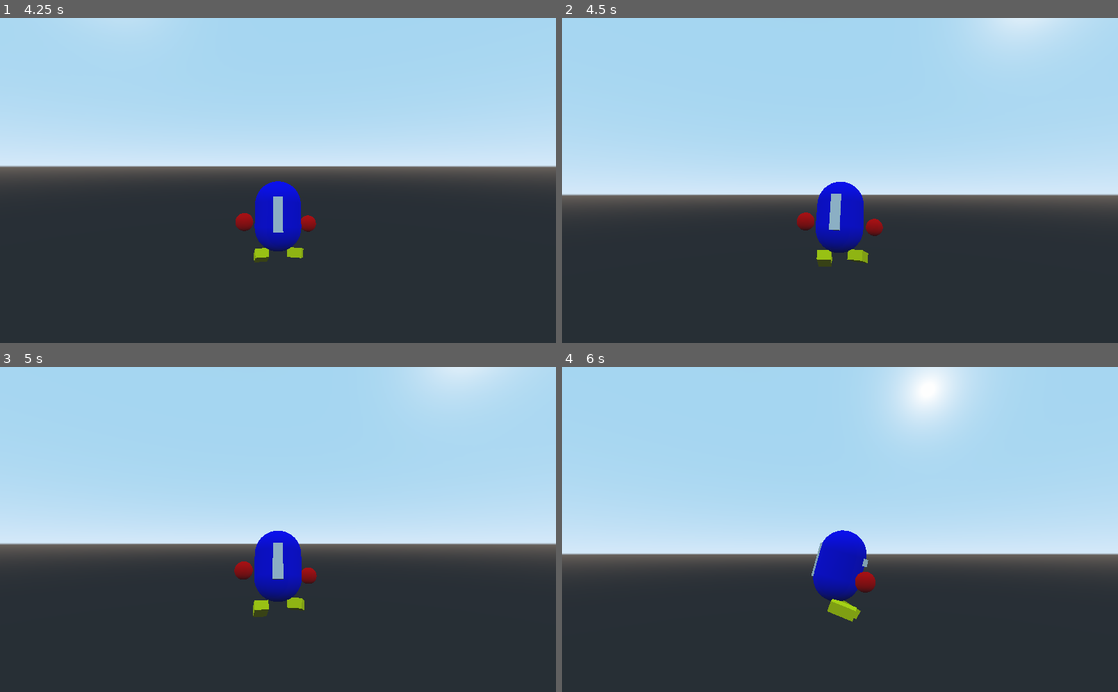
Above: before the commit, frames 1-4 (two rows, left to right).
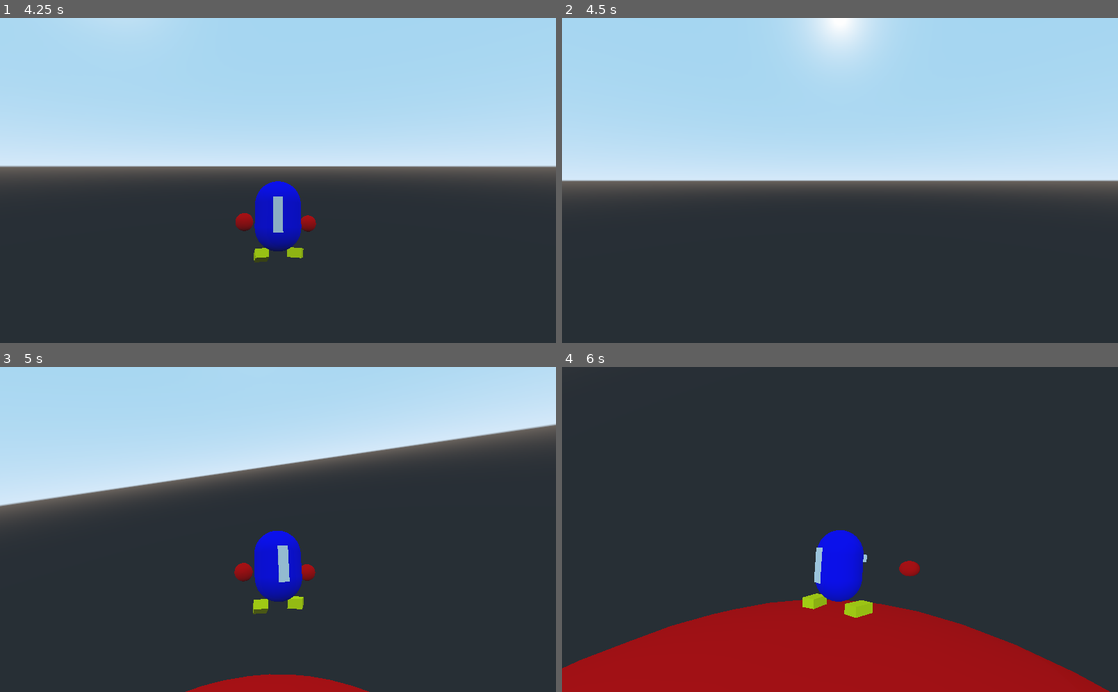
Above: after the commit, the same moments.

Repository: Sacristan/ASStro
Game: Godot game, scene res://scenes/levels/level1.tscn
Two runs of this game, one before a commit and one after it. Both use one fixed random seed, a clock stepped at 60 frames per second and the inputs below.
Inputs (mouse positions are in pixels of both pictures, inside the frame that each line leads up to):
- Up to frame 1 (4.25 s): move the mouse to (305, 180) at 0.52 s; hold W (move_forward) from 0.53 s (still down); right-click (305, 180) at 0.6 s; click (305, 180) at 0.77 s; move the mouse to (250, 180) at 1.27 s; right-click (250, 180) at 1.35 s; click (250, 180) at 1.52 s; move the mouse to (289, 174) at 2.02 s; right-click (289, 174) at 2.1 s; move the mouse to (272, 187) at 2.77 s; right-click (272, 187) at 2.85 s; click (272, 187) at 3.02 s; move the mouse to (316, 183) at 3.52 s; right-click (316, 183) at 3.6 s; click (316, 183) at 3.77 s
- Up to frame 2 (4.5 s): keep holding W (move_forward); move the mouse to (795, 177) at 4.27 s; right-click (795, 177) at 4.35 s
- Up to frame 3 (5 s): keep holding W (move_forward); click (233, 526) at 4.52 s
- Up to frame 4 (6 s): move the mouse to (845, 529) at 5.02 s; right-click (845, 529) at 5.1 s; move the mouse to (817, 523) at 5.77 s; release W (move_forward) at 5.78 s; hold D (move_right) from 5.78 s (still down); right-click (817, 523) at 5.85 s

Frame 1 is identical in both runs. In frame 2, 12% of the frame differs, in the area x 0-100%, y 0-77%; in frame 3, 36%; in frame 4, 82%, in the area x 0-100%, y 0-100%.

Commit message:
retrygame

Diff:
--- a/AstroSomething/src/GameManager.gd
+++ b/AstroSomething/src/GameManager.gd
@@ -2,6 +2,9 @@
 class_name GameManager
 
 onready var aabb = $LevelBounds
+
+signal onGameOver
+var gameOver = false
 
 func _ready():
 	set_physics_process(false)
@@ -9,11 +12,17 @@
 	set_physics_process(true)
 
 func _physics_process(delta):
-	if(!testPlayerBounds()):
-		print("out of bounds")
+	if(!gameOver && !testPlayerBounds()):
+		gameOver = true
+		emit_signal("onGameOver")
+		yield(Global.wait(1), "timeout")
+		retryGame()
 
 func testPlayerBounds():
 	var playerBounds = AABB(Global.player.global_transform.origin, Vector3.ONE)
 	var intersects: bool = aabb.get_transformed_aabb().intersects(playerBounds)
 #	print("intersects %s"%intersects)
 	return intersects
+
+func retryGame():
+	get_tree().reload_current_scene()
